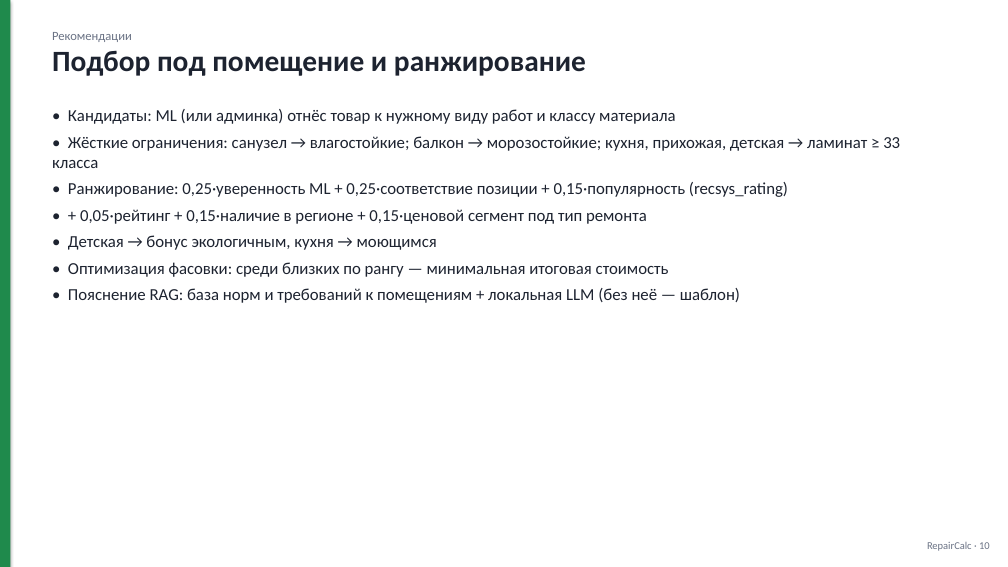
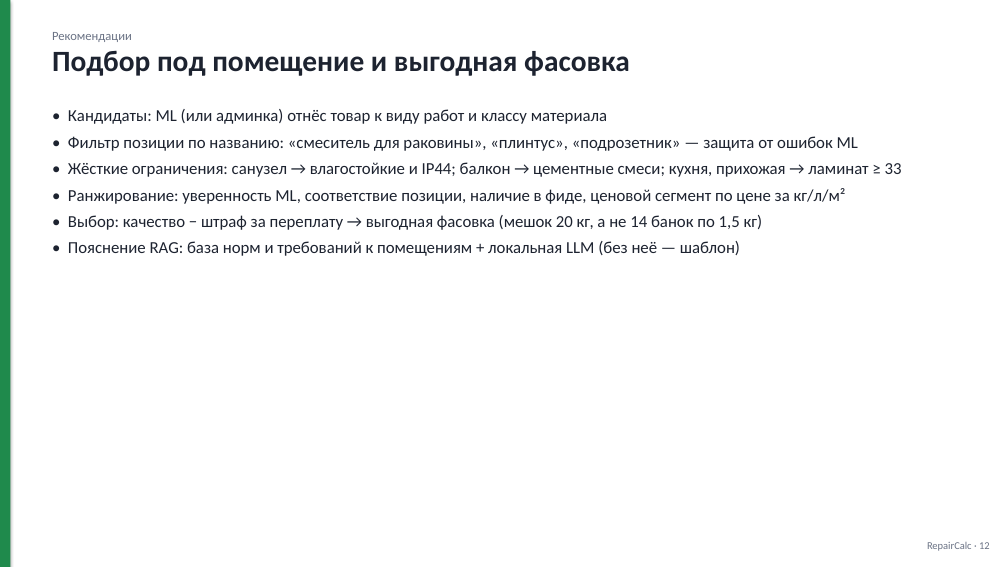
Before and after one commit to kragimov07-rgb/https---github.com-kragimov07-rgb-Clark, a slide deck: slide 12 of docs/RepairCalc.pptx (slide 10 before the commit). Drawn at 1008x567 pixels with LibreOffice and Linux fonts; fonts in the diff are those of the drawing. Boxes give left, top, right and bottom in pixels: in the first picture for what was removed or moved away, otherwise in the second. Text is boxed around its words. In the diff, an @@ line names an element or a change of style, - is before the commit and + after.

```diff
--- a/docs/RepairCalc.pptx
+++ b/docs/RepairCalc.pptx
@@ text at box(52, 50, 630, 76): text changed @@
-Подбор под помещение и ранжирование
+Подбор под помещение и выгодная фасовка
@@ text at box(68, 109, 902, 230): text changed @@
-• Кандидаты: ML (или админка) отнёс товар к нужному виду работ и классу материала
-• Жёсткие ограничения: санузел → влагостойкие; балкон → морозостойкие; кухня, прихожая, детская → ламинат ≥ 33 класса
-• Ранжирование: 0,25·уверенность ML + 0,25·соответствие позиции + 0,15·популярность (recsys_rating)
-• + 0,05·рейтинг + 0,15·наличие в регионе + 0,15·ценовой сегмент под тип ремонта
-• Детская → бонус экологичным, кухня → моющимся
-• Оптимизация фасовки: среди близких по рангу — минимальная итоговая стоимость
+• Кандидаты: ML (или админка) отнёс товар к виду работ и классу материала
+• Фильтр позиции по названию: «смеситель для раковины», «плинтус», «подрозетник» — защита от ошибок ML
+• Жёсткие ограничения: санузел → влагостойкие и IP44; балкон → цементные смеси; кухня, прихожая → ламинат ≥ 33
+• Ранжирование: уверенность ML, соответствие позиции, наличие в фиде, ценовой сегмент по цене за кг/л/м²
+• Выбор: качество − штраф за переплату → выгодная фасовка (мешок 20 кг, а не 14 банок по 1,5 кг)
```
Also in this commit, not shown: 13 other slides changed, 2 slides added, 31 other files.
